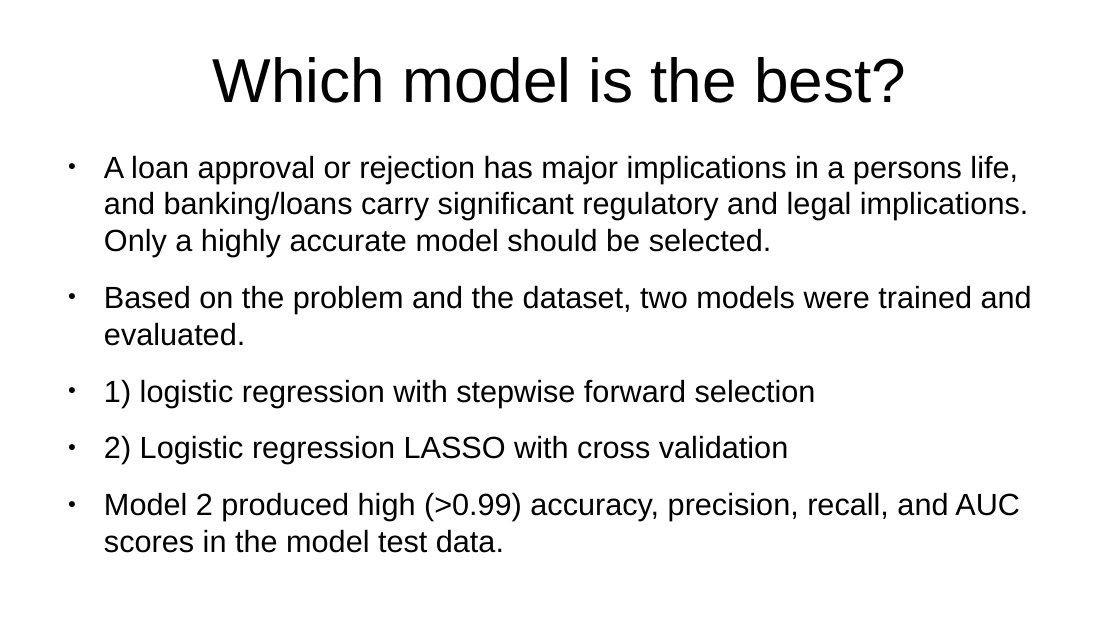
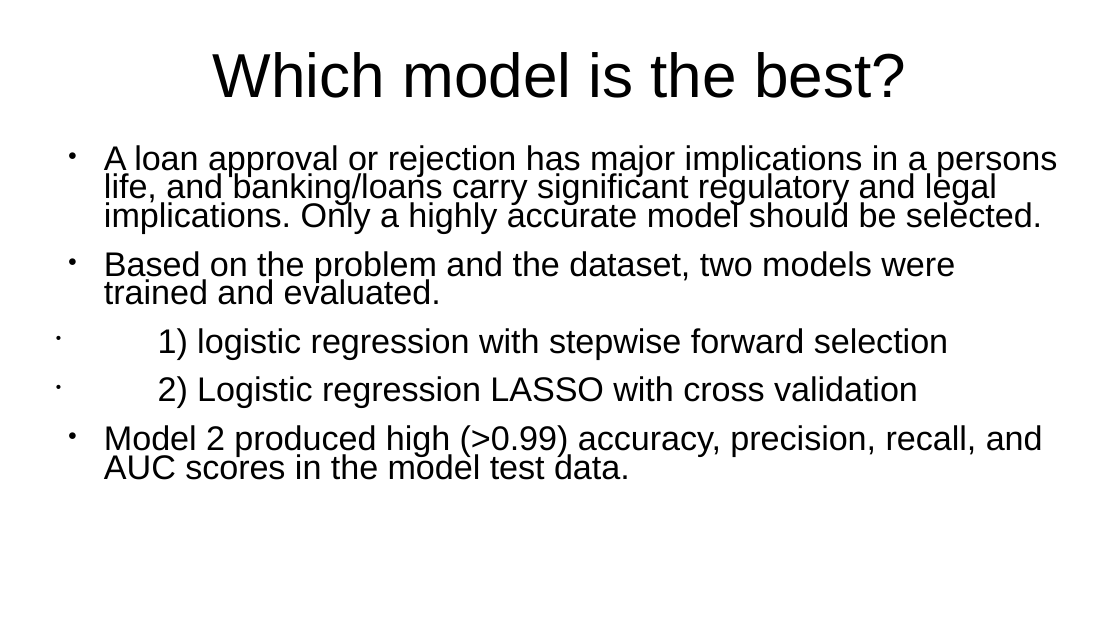
Before and after one commit to mbradds/loan-origination-model, a slide deck: slide 3 of loan_approval_slides_gm.pptx. Drawn at 1120x630 pixels with LibreOffice and Linux fonts; fonts in the diff are those of the drawing. Boxes give left, top, right and bottom in pixels: in the first picture for what was removed or moved away, otherwise in the second. Text is boxed around its words. In the diff, an @@ line names an element or a change of style, - is before the commit and + after.

```diff
--- a/loan_approval_slides_gm.pptx
+++ b/loan_approval_slides_gm.pptx
@@ title "Which model is the best?" at [213, 52, 906, 98]: line spacing 1 to 0.9 @@
@@ text "A loan approval or rejection ..." at [104, 145, 1057, 480]: size 21.8 to 24.2 pt; line spacing 1 to 0.7; bullet ● to • @@
```
Also in this commit, not shown: 3 other slides changed.
